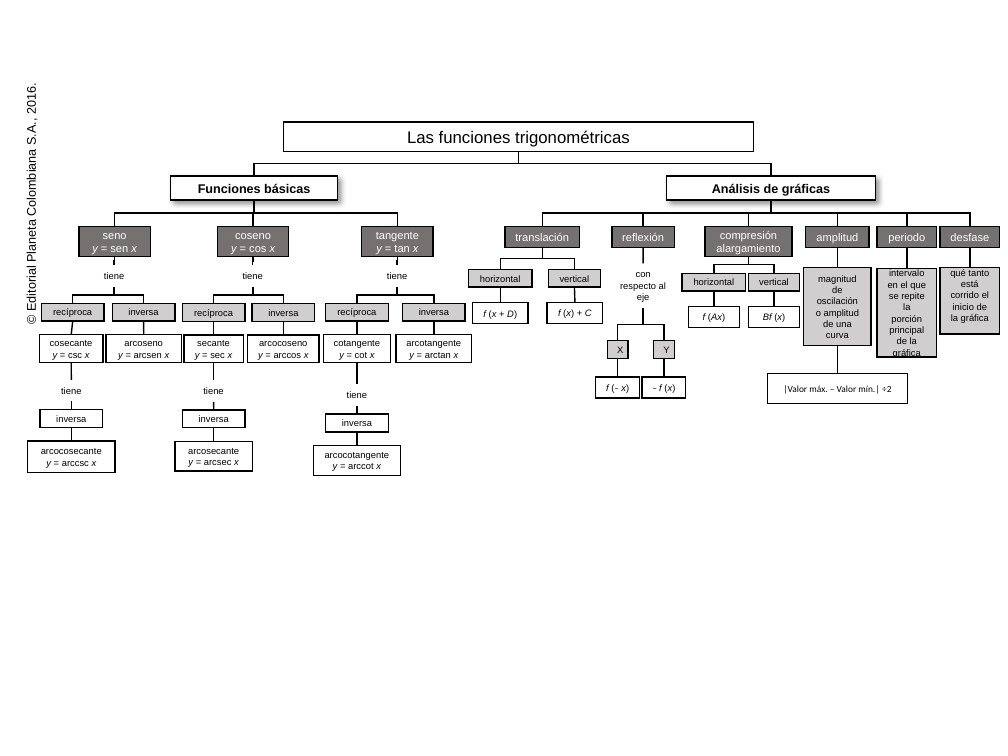
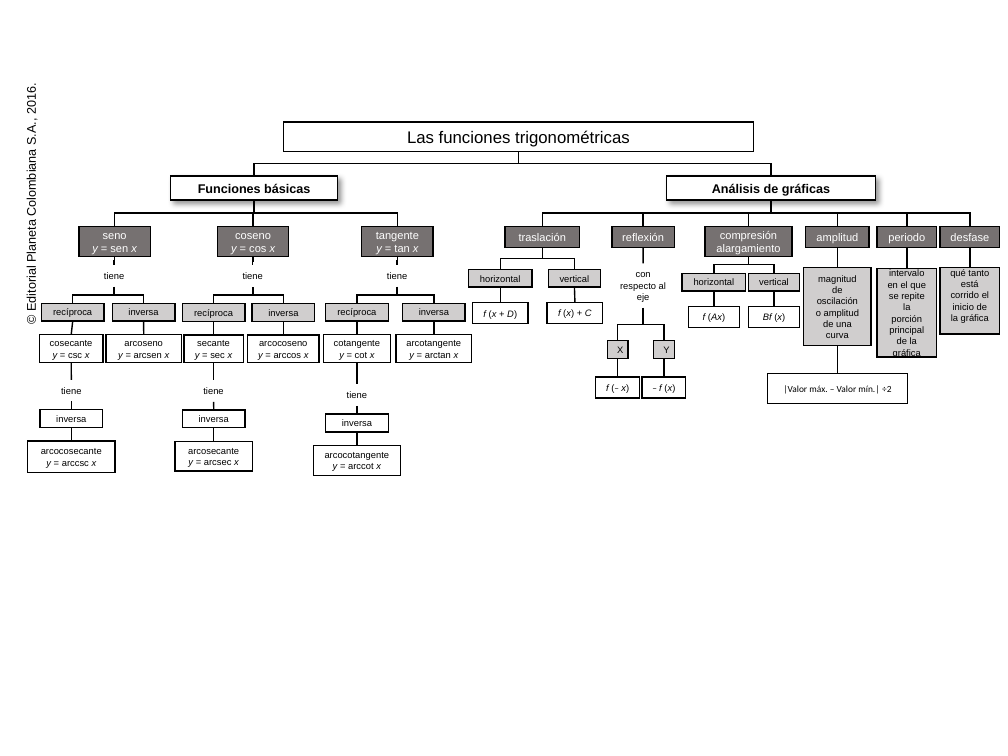
Before and after one commit to AulaPlanetaColombia/Matematicas, a slide deck: slide 1 of fuentes/contenidos/grado10/guion03/MA_10_03_CO_MapaConceptual.pptx. Drawn at 1008x756 pixels with LibreOffice and Linux fonts; fonts in the diff are those of the drawing; background and template pictures are left out. Boxes give left, top, right and bottom in pixels: in the first picture for what was removed or moved away, otherwise in the second. Text is boxed around its words. In the diff, an @@ line names an element or a change of style, - is before the commit and + after.

```diff
--- a/fuentes/contenidos/grado10/guion03/MA_10_03_CO_MapaConceptual.pptx
+++ b/fuentes/contenidos/grado10/guion03/MA_10_03_CO_MapaConceptual.pptx
@@ text in rectangle at box(519, 233, 566, 241): text changed @@
-translación
+traslación
```
Also in this commit, not shown: 1 other file.
